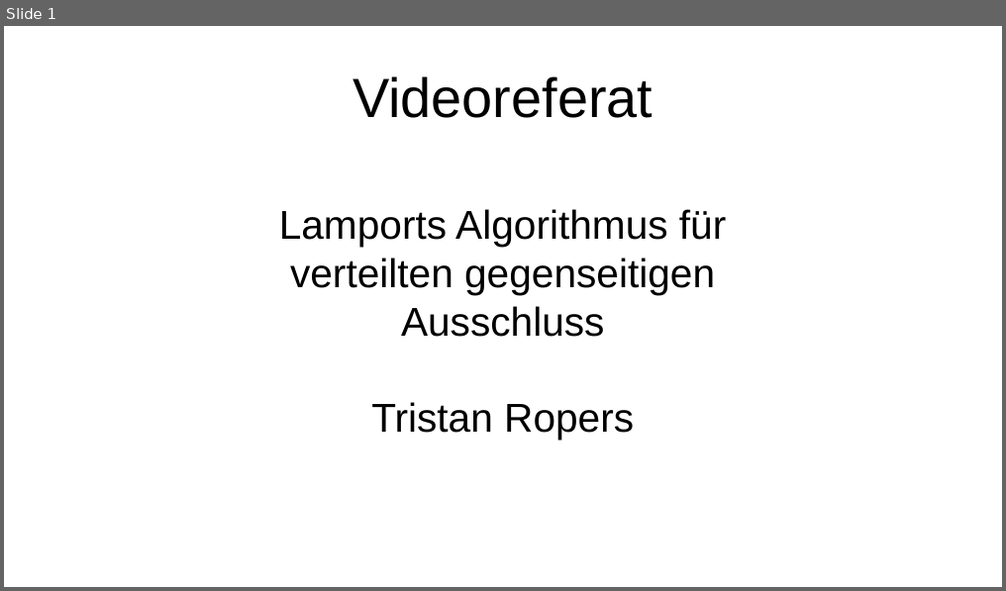
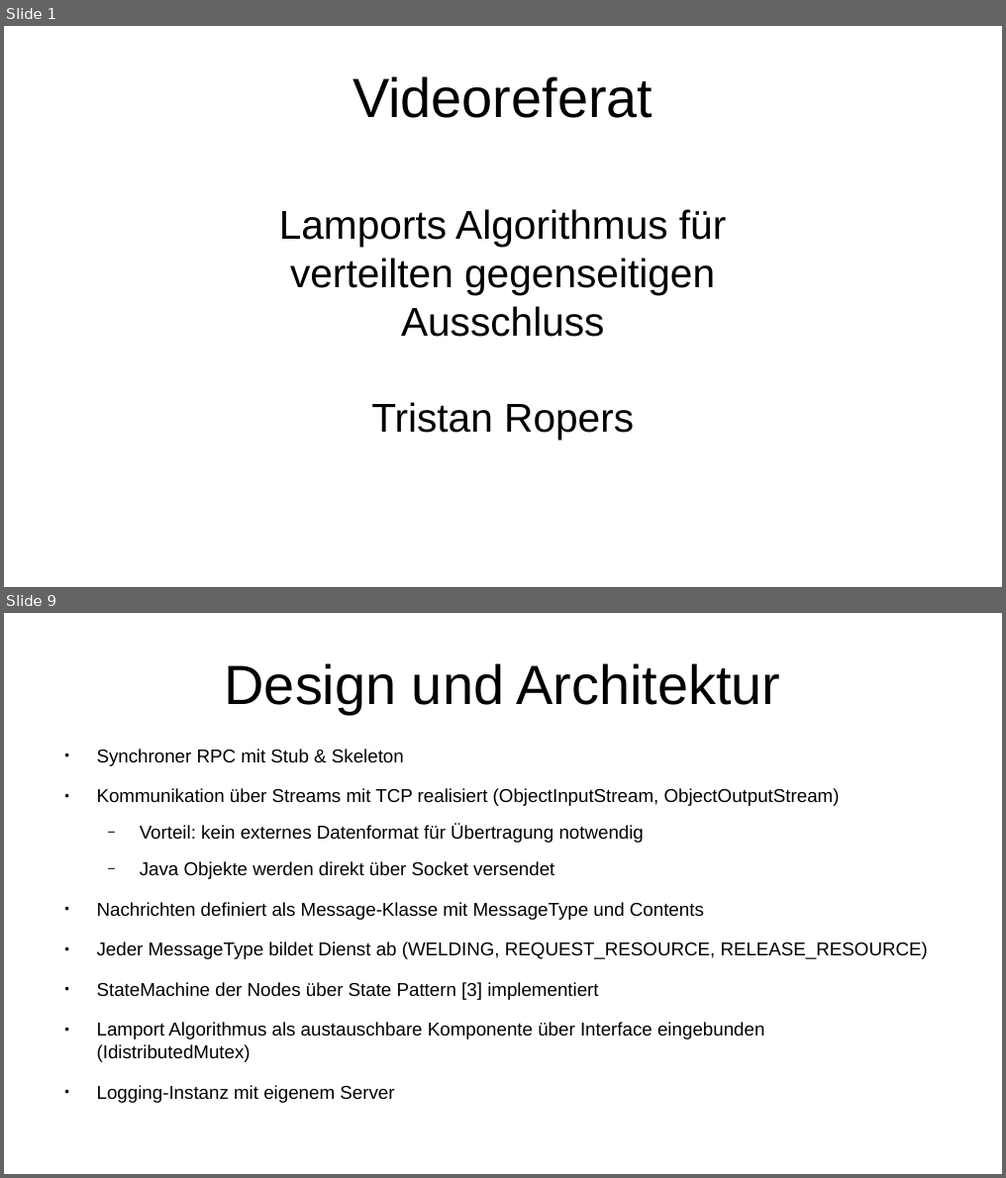
Before and after one commit to tropers/vs-wise202021-ausarbeitung, a slide deck: presentation/presentation.odp. Shown one above the other, each under a label of ours: slide 1 before the commit, slides 1 and 9 after it; the slides between them are not shown. The pictures are 1006x591 and 1006x1178 pixels, drawn with LibreOffice and Linux fonts; fonts in the diff are those of the drawing. Boxes give left, top, right and bottom in pixels: in the first picture for what was removed or moved away, otherwise in the second. Text is boxed around its words. In the diff, an @@ line names an element or a change of style, - is before the commit and + after.

```diff
--- a/presentation/presentation.odp
+++ b/presentation/presentation.odp
@@ slide 9 added at [4, 613, 1002, 1174], background #FFFFFF @@
@@ title added at [225, 663, 781, 714], 44 pt, text #000000 @@
+Design und Architektur
@@ text added at [97, 749, 928, 1062], 14.8 pt, text #000000 @@
+● Synchroner RPC mit Stub & Skeleton
+● Kommunikation über Streams mit TCP realisiert (ObjectInputStream, ObjectOutputStream)
+  − Vorteil: kein externes Datenformat für Übertragung notwendig
+  − Java Objekte werden direkt über Socket versendet
+● Nachrichten definiert als Message-Klasse mit MessageType und Contents
+● Jeder MessageType bildet Dienst ab (WELDING, REQUEST_RESOURCE, RELEASE_RESOURCE)
+● StateMachine der Nodes über State Pattern [3] implementiert
+● Lamport Algorithmus als austauschbare Komponente über Interface eingebunden
+  (IdistributedMutex)
+● Logging-Instanz mit eigenem Server
```
Also in this commit, not shown: 13 other slides added, 1 slide removed, 9 other files.
